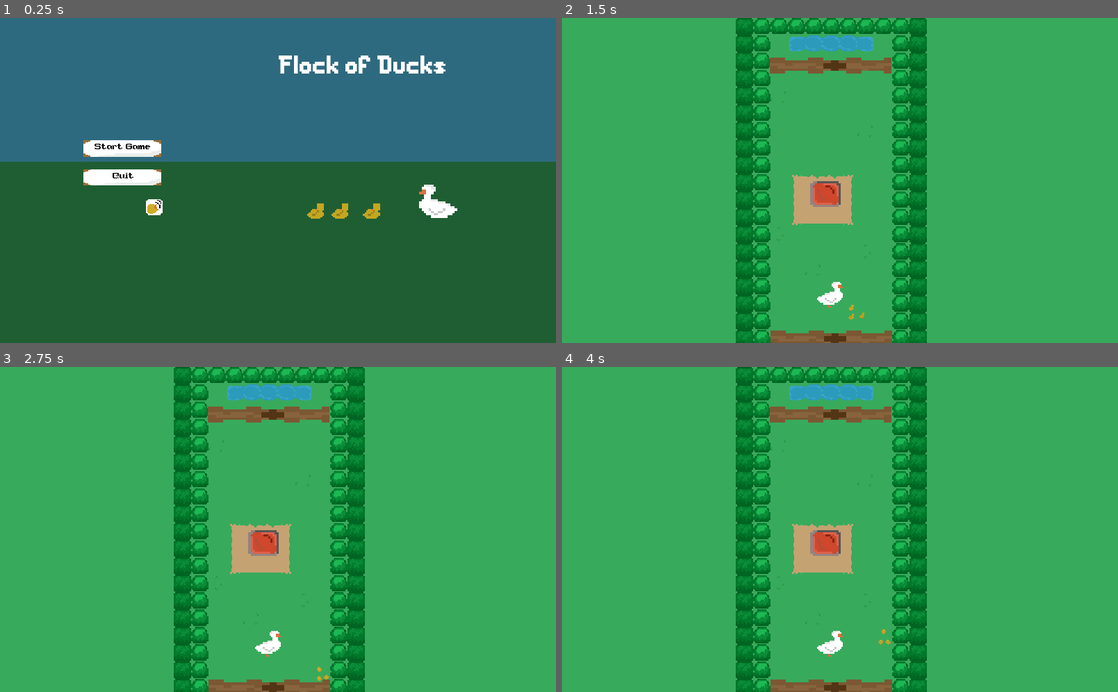
Above: before the commit, frames 1-4 (two rows, left to right).
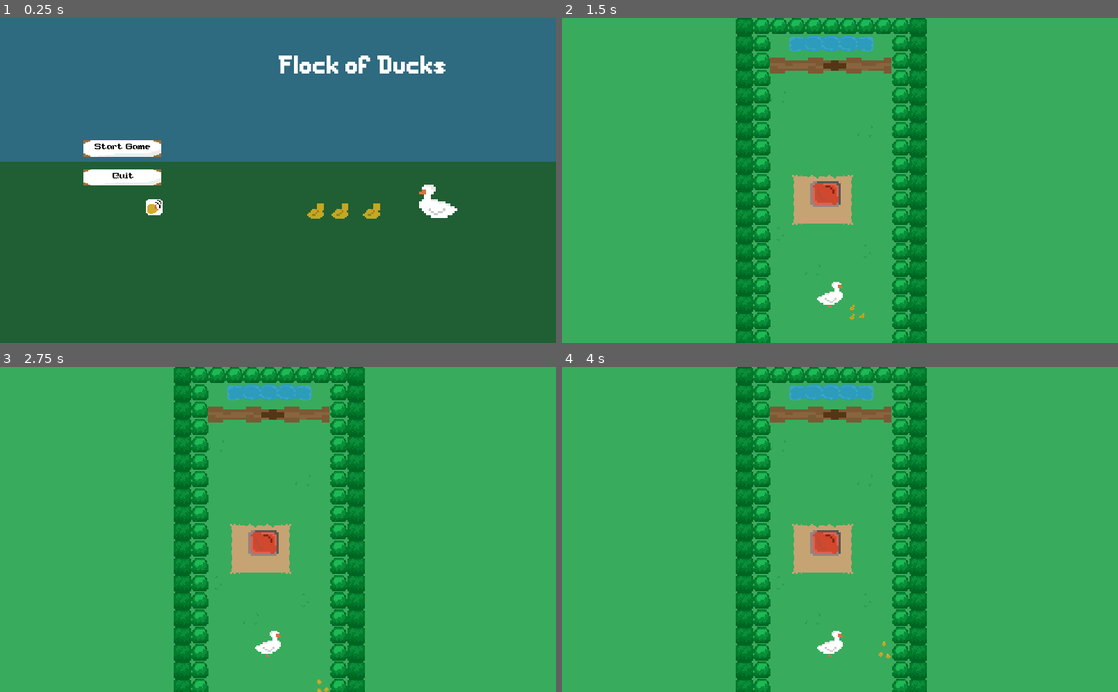
Above: after the commit, the same moments.

Repository: Cartogy/GWJ24
Game: Godot game, scene res://MainScene.tscn
Same seed, same stepped clock (60 frames per second), same inputs: the game is played once before the commit and once after it. The engine's default icon, where the game draws it, is replaced by a stand-in: a white triangle on a blue panel in a dark square.
Inputs (mouse positions are in pixels of both pictures, inside the frame that each line leads up to):
- Up to frame 1 (0.25 s): no input
- Up to frame 2 (1.5 s): click "Start Game" at 0.5 s; move the mouse to (962, 164) at 1.27 s; hold Right (ui_right) from 1.28 s (still down); tap Shift (control_cmd) at 1.35 s
- Up to frame 3 (2.75 s): tap Enter at 2 s; move the mouse to (166, 545) at 2.02 s; release Right (ui_right) at 2.03 s; hold Down (ui_down) from 2.03 s (still down); tap E (item_cmd) at 2.1 s
- Up to frame 4 (4 s): tap Space (quack_cmd) at 2.75, 3.6 s; move the mouse to (895, 458) at 2.77 s; release Down (ui_down) at 2.78 s; press the mouse at (895, 458) at 2.78 s; hold Right (ui_right) 2.78-3.53 s; tap Enter at 3.5 s; move the mouse to (812, 594) at 3.52 s; release the mouse at (812, 594) at 3.53 s; hold Up (ui_up) from 3.53 s (still down)

The runs differ from the first frame. In frame 2, 0.8% of the frame differs, in the area x 37-60%, y 81-100%; in frame 3, 0.8%; in frame 4, 0.8%, in the area x 37-60%, y 80-100%.

Commit message:
GLES2 change

Diff:
--- a/Levels/Level_1.tscn
+++ b/Levels/Level_1.tscn
@@ -27,11 +27,6 @@
 
 [node name="DuckandChicks" parent="." index="0"]
 position = Vector2( 39.1996, 162.144 )
-
-[node name="Data" parent="DuckandChicks/PlayerController" index="2"]
-duck_attached_speed = 95.0
-duck_dettached_speed = 125.0
-chick_horde_speed = 155.0
 
 [node name="StateMachine" parent="DuckandChicks/PlayerController" index="3"]
 START_STATE = NodePath("../../../../Level_1/DuckandChicks/PlayerController/StateMachine/DuckMovement")
@@ -65,7 +60,7 @@
 switch_path = NodePath("../../Level_1/Switch1")
 
 [node name="DoorEffect2" parent="." index="3" instance=ExtResource( 3 )]
-position = Vector2( 496, 592 )
+position = Vector2( 496, 615 )
 rotation = 1.5708
 scale = Vector2( 5, 14 )
 switch_path = NodePath("../../Level_1/Switch1")
@@ -82,9 +77,12 @@
 position = Vector2( 495, 650 )
 next_world = "res://Levels/Level_8.tscn"
 
+[node name="CollisionShape2D" parent="WorldComplete22" index="0"]
+position = Vector2( 0, 9 )
+
 [node name="TileMap" parent="." index="6"]
 modulate = Color( 1, 1, 1, 1 )
-tile_data = PoolIntArray( 0, 9, 0, 1, 9, 0, 2, 9, 0, 3, 9, 0 …(8545 unchanged characters)…  1245203, 0, 0, 1310731, 0, 0, 1310732, 0, 0, 1310733, 0, 0, 1310734, 0, 0, 1310735, 0, 0, 1310736, 0, 0, 1310737, 0, 0, 1310738, 0, 0, 1310739, 0, 0 )
+tile_data = PoolIntArray( 0, 9, 0, 1, 9, 0, 2, 9, 0, 3, 9, 0 …(8545 unchanged characters)…  1245203, 0, 0, 1310731, 0, 0, 1310732, 10, 0, 1310733, 10, 0, 1310734, 10, 0, 1310735, 10, 0, 1310736, 10, 0, 1310737, 10, 0, 1310738, 10, 0, 1310739, 0, 0, 1376267, 0, 0, 1376268, 0, 0, 1376269, 0, 0, 1376270, 0, 0, 1376271, 0, 0, 1376272, 0, 0, 1376273, 0, 0, 1376274, 0, 0, 1376275, 0, 0 )
 
 [editable path="DuckandChicks"]
 
--- a/Scenes/Duck/Duck.tscn
+++ b/Scenes/Duck/Duck.tscn
@@ -39,52 +39,52 @@
 region = Rect2( 32, 0, 16, 16 )
 
 [sub_resource type="AtlasTexture" id=9]
+atlas = ExtResource( 2 )
+region = Rect2( 16, 16, 16, 16 )
+
+[sub_resource type="AtlasTexture" id=10]
+atlas = ExtResource( 3 )
+region = Rect2( 16, 64, 16, 16 )
+
+[sub_resource type="AtlasTexture" id=11]
+atlas = ExtResource( 3 )
+region = Rect2( 0, 64, 16, 16 )
+
+[sub_resource type="AtlasTexture" id=12]
+atlas = ExtResource( 3 )
+region = Rect2( 32, 64, 16, 16 )
+
+[sub_resource type="AtlasTexture" id=13]
+atlas = ExtResource( 3 )
+region = Rect2( 0, 32, 16, 16 )
+
+[sub_resource type="AtlasTexture" id=14]
+atlas = ExtResource( 3 )
+region = Rect2( 16, 32, 16, 16 )
+
+[sub_resource type="AtlasTexture" id=15]
+atlas = ExtResource( 3 )
+region = Rect2( 0, 32, 16, 16 )
+
+[sub_resource type="AtlasTexture" id=16]
+atlas = ExtResource( 3 )
+region = Rect2( 32, 32, 16, 16 )
+
+[sub_resource type="AtlasTexture" id=17]
 atlas = ExtResource( 3 )
 region = Rect2( 0, 16, 16, 16 )
 
-[sub_resource type="AtlasTexture" id=10]
+[sub_resource type="AtlasTexture" id=18]
 atlas = ExtResource( 3 )
 region = Rect2( 16, 16, 16, 16 )
 
-[sub_resource type="AtlasTexture" id=11]
+[sub_resource type="AtlasTexture" id=19]
 atlas = ExtResource( 3 )
 region = Rect2( 0, 16, 16, 16 )
 
-[sub_resource type="AtlasTexture" id=12]
+[sub_resource type="AtlasTexture" id=20]
 atlas = ExtResource( 3 )
 region = Rect2( 32, 16, 16, 16 )
-
-[sub_resource type="AtlasTexture" id=13]
-atlas = ExtResource( 2 )
-region = Rect2( 16, 16, 16, 16 )
-
-[sub_resource type="AtlasTexture" id=14]
-atlas = ExtResource( 3 )
-region = Rect2( 16, 64, 16, 16 )
-
-[sub_resource type="AtlasTexture" id=15]
-atlas = ExtResource( 3 )
-region = Rect2( 0, 64, 16, 16 )
-
-[sub_resource type="AtlasTexture" id=16]
-atlas = ExtResource( 3 )
-region = Rect2( 32, 64, 16, 16 )
-
-[sub_resource type="AtlasTexture" id=17]
-atlas = ExtResource( 3 )
-region = Rect2( 0, 32, 16, 16 )
-
-[sub_resource type="AtlasTexture" id=18]
-atlas = ExtResource( 3 )
-region = Rect2( 16, 32, 16, 16 )
-
-[sub_resource type="AtlasTexture" id=19]
-atlas = ExtResource( 3 )
-region = Rect2( 0, 32, 16, 16 )
-
-[sub_resource type="AtlasTexture" id=20]
-atlas = ExtResource( 3 )
-region = Rect2( 32, 32, 16, 16 )
 
 [sub_resource type="SpriteFrames" id=21]
 animations = [ {
@@ -100,22 +100,22 @@
 }, {
 "frames": [ SubResource( 9 ), SubResource( 10 ), SubResource( 11 ), SubResource( 12 ) ],
 "loop": true,
-"name": "top_right",
+"name": "down",
 "speed": 5.0
 }, {
 "frames": [ SubResource( 13 ), SubResource( 14 ), SubResource( 15 ), SubResource( 16 ) ],
 "loop": true,
-"name": "down",
+"name": "bottom_right",
 "speed": 5.0
 }, {
 "frames": [ SubResource( 17 ), SubResource( 18 ), SubResource( 19 ), SubResource( 20 ) ],
 "loop": true,
-"name": "bottom_right",
+"name": "top_right",
 "speed": 5.0
 } ]
 
 [sub_resource type="CircleShape2D" id=22]
-radius = 2.44488
+radius = 2.90898
 
 [node name="Duck" type="KinematicBody2D"]
 position = Vector2( 140.489, 164.061 )
@@ -130,6 +130,7 @@
 animation = "up"
 
 [node name="CollisionShape2D" type="CollisionShape2D" parent="."]
+position = Vector2( 0, -5.52281 )
 scale = Vector2( 1.272, 2.807 )
 shape = SubResource( 22 )
 
--- a/project.godot
+++ b/project.godot
@@ -174,4 +174,5 @@
 
 [rendering]
 
+quality/driver/driver_name="GLES2"
 environment/default_environment="res://default_env.tres"
